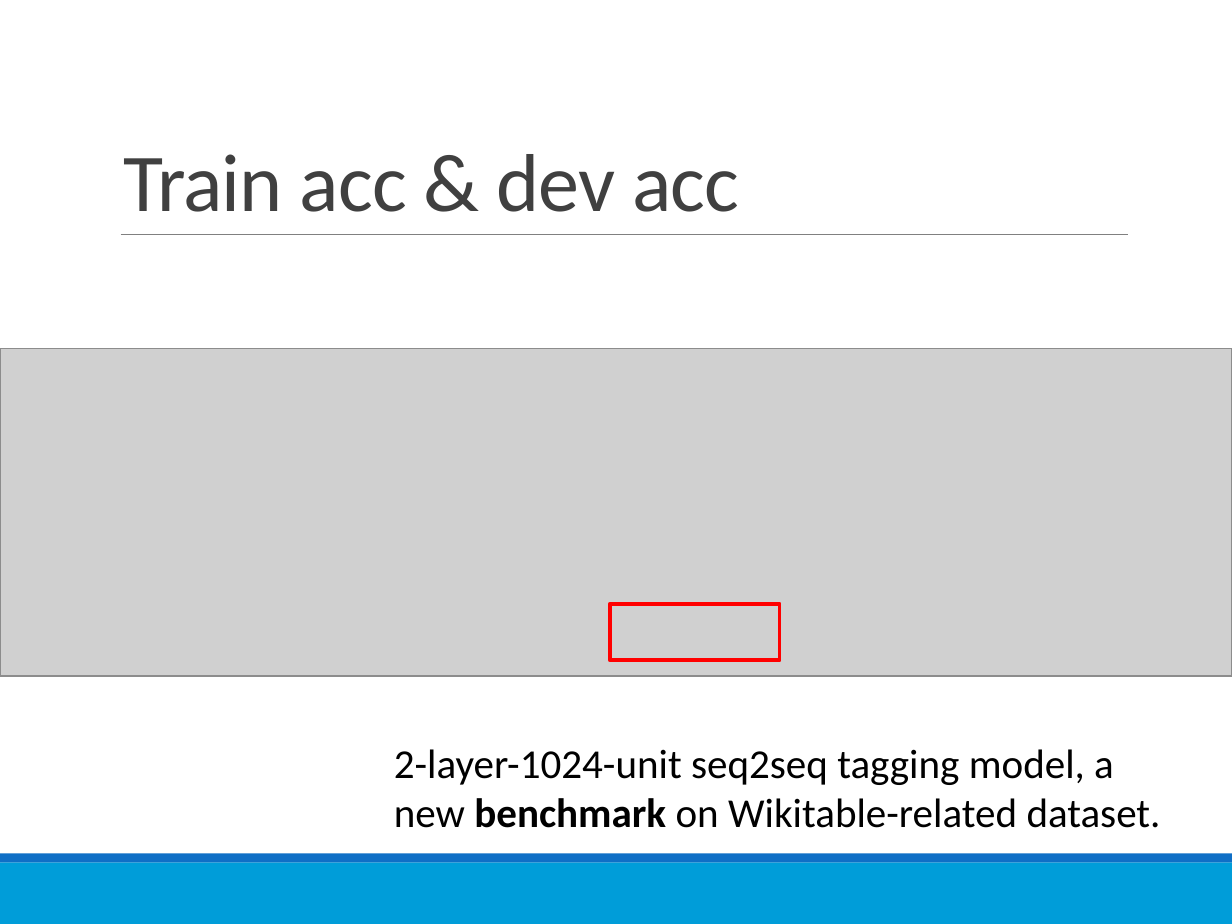
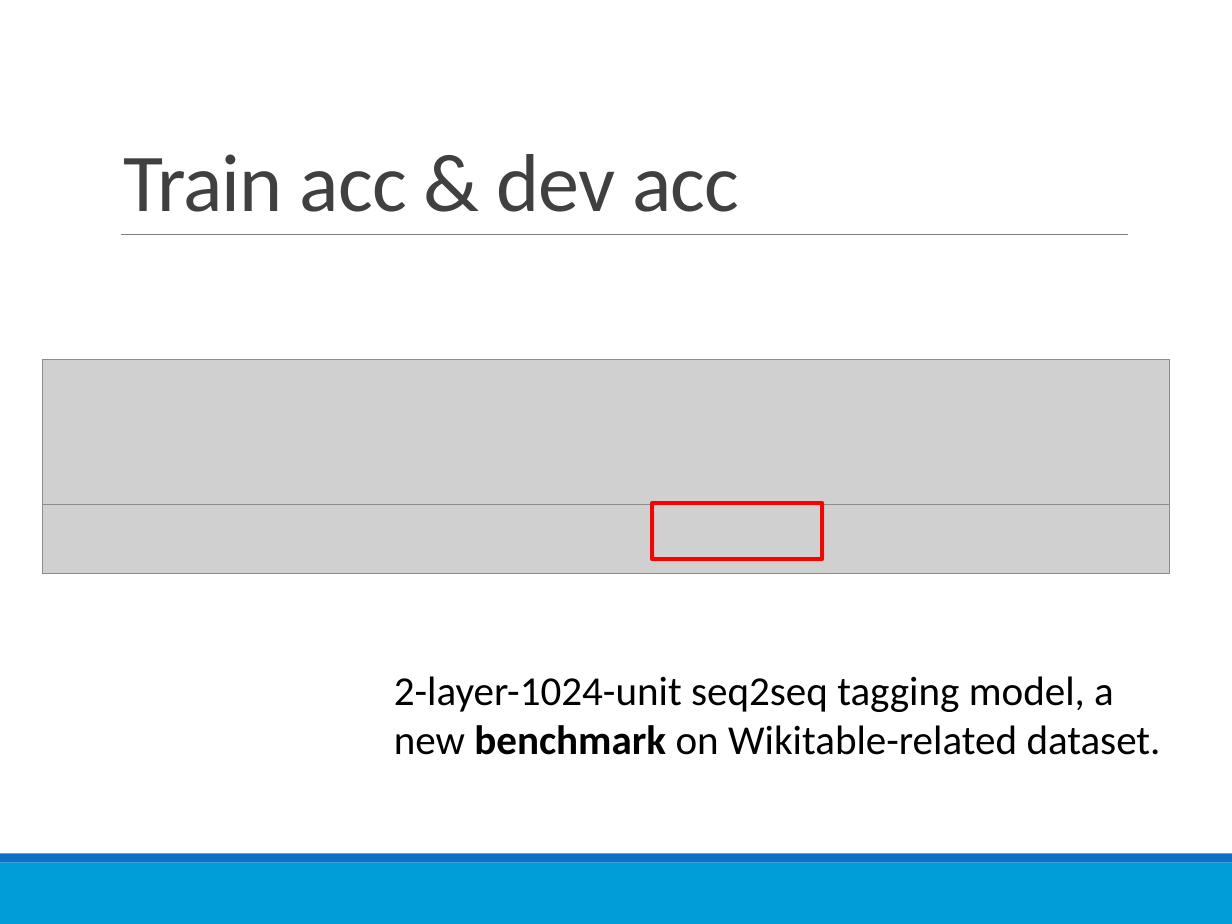
Before and after one commit to richardxiong/dnnQuery, a slide deck: slide 18 of dnnQuery.pptx (slide 17 before the commit). Drawn at 1232x924 pixels with LibreOffice and Linux fonts; fonts in the diff are those of the drawing; grey boxes stand for pictures. Boxes give left, top, right and bottom in pixels: in the first picture for what was removed or moved away, otherwise in the second. Text is boxed around its words. In the diff, an @@ line names an element or a change of style, - is before the commit and + after.

```diff
--- a/dnnQuery.pptx
+++ b/dnnQuery.pptx
@@ picture added at <box>43,360,1169,505</box> @@
@@ picture: place and size @@
-picture at <box>0,349,1232,676</box>
+picture at <box>42,503,1169,573</box>
@@ rectangle: place and size @@
-rectangle at <box>610,604,780,660</box>
+rectangle at <box>653,503,823,559</box>
@@ text "2-layer-1024-unit seq2seq tagging model, a ...": place and size @@
-text "2-layer-1024-unit seq2seq tagging model, a ..." at <box>394,749,1161,828</box>
+text "2-layer-1024-unit seq2seq tagging model, a ..." at <box>394,676,1161,755</box>
```
Also in this commit, not shown: 11 other slides changed, 2 slides added, 16 other files.
